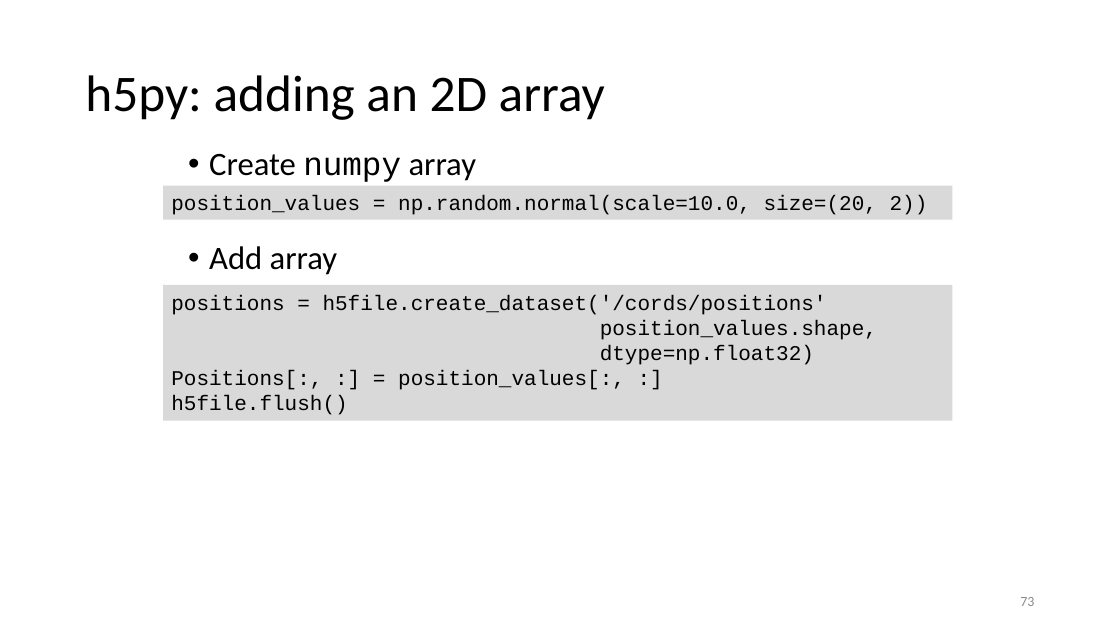
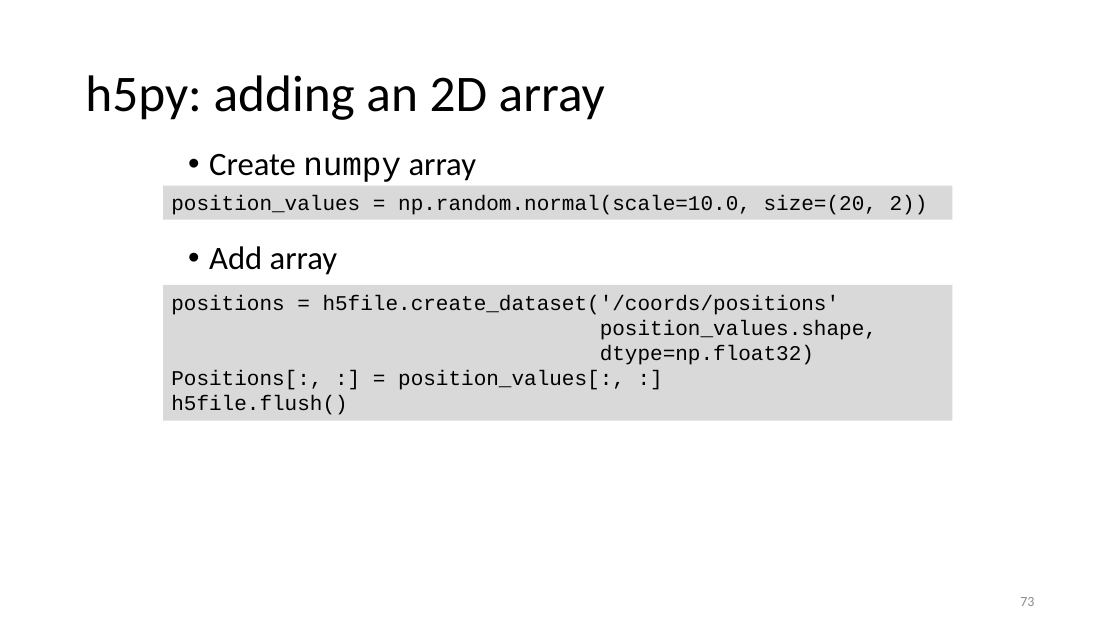
Before and after one commit to gjbex/Scientific-Python, a slide deck: slide 73 of scientific_python.pptx. Drawn at 1120x630 pixels with LibreOffice and Linux fonts; fonts in the diff are those of the drawing. Boxes give left, top, right and bottom in pixels: in the first picture for what was removed or moved away, otherwise in the second. Text is boxed around its words. In the diff, an @@ line names an element or a change of style, - is before the commit and + after.

Commit message:
Fix typos

```diff
--- a/scientific_python.pptx
+++ b/scientific_python.pptx
@@ text in rectangle at [171,295,840,315]: text changed @@
-positions = h5file.create_dataset('/cords/positions'
+positions = h5file.create_dataset('/coords/positions'
```
Also in this commit, not shown: 2 other slides changed.
